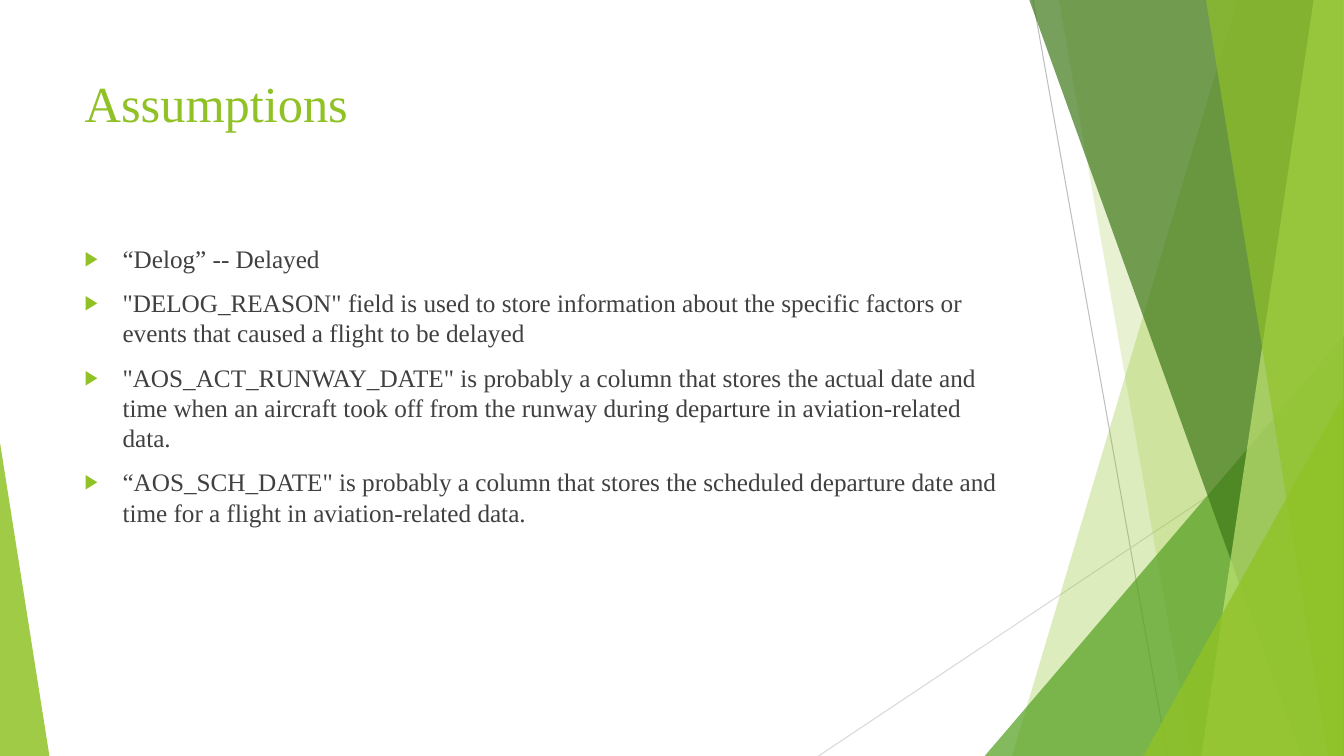
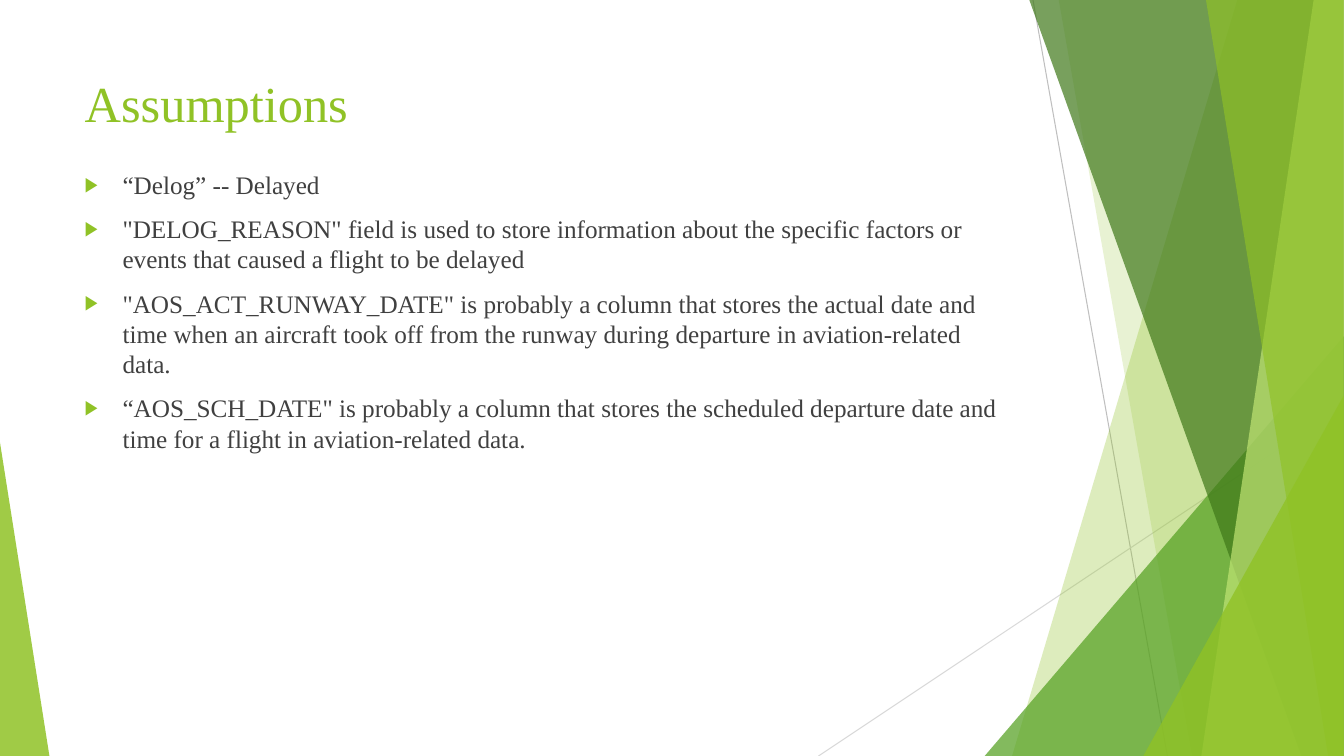
Before and after one commit to Amruthhs/EDA-ASU-Data, a slide deck: slide 4 of DAA Project.pptx. Drawn at 1344x756 pixels with LibreOffice and Linux fonts; fonts in the diff are those of the drawing. Boxes give left, top, right and bottom in pixels: in the first picture for what was removed or moved away, otherwise in the second. Text is boxed around its words. In the diff, an @@ line names an element or a change of style, - is before the commit and + after.

```diff
--- a/DAA Project.pptx
+++ b/DAA Project.pptx
@@ text "“Delog” -- Delayed": place and size @@
-text "“Delog” -- Delayed" at (123,250,996,528)
+text "“Delog” -- Delayed" at (123,176,996,454)
```
Also in this commit, not shown: 2 other slides changed, 1 other file.
